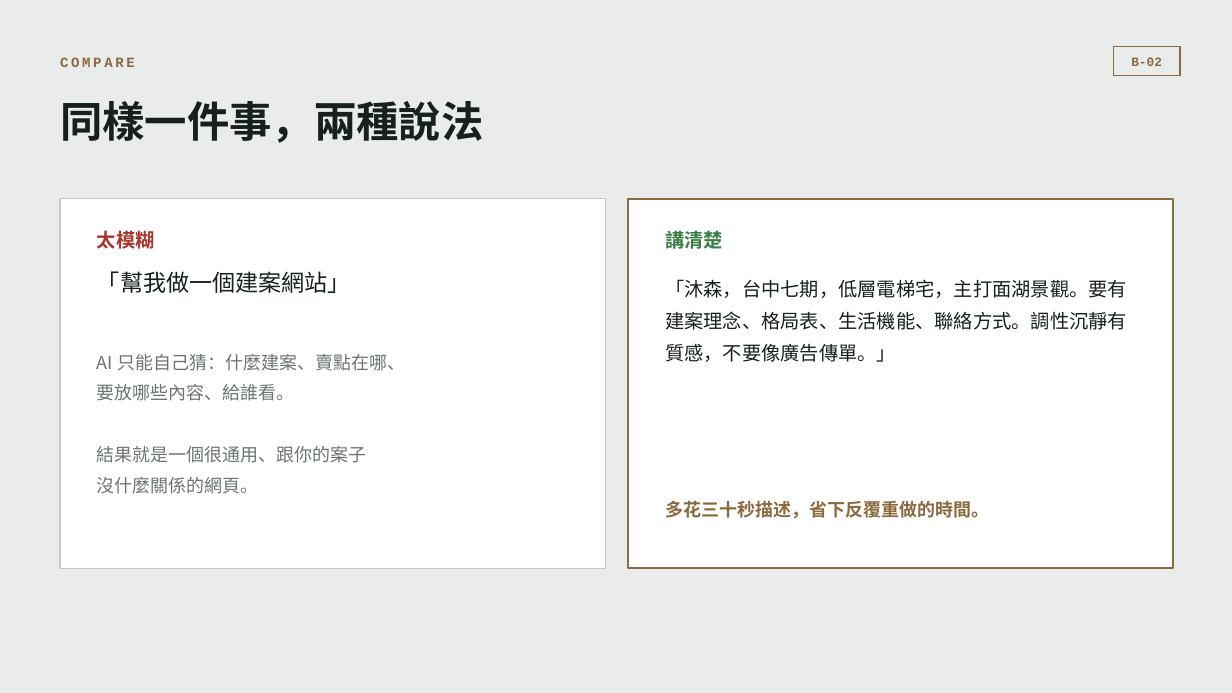
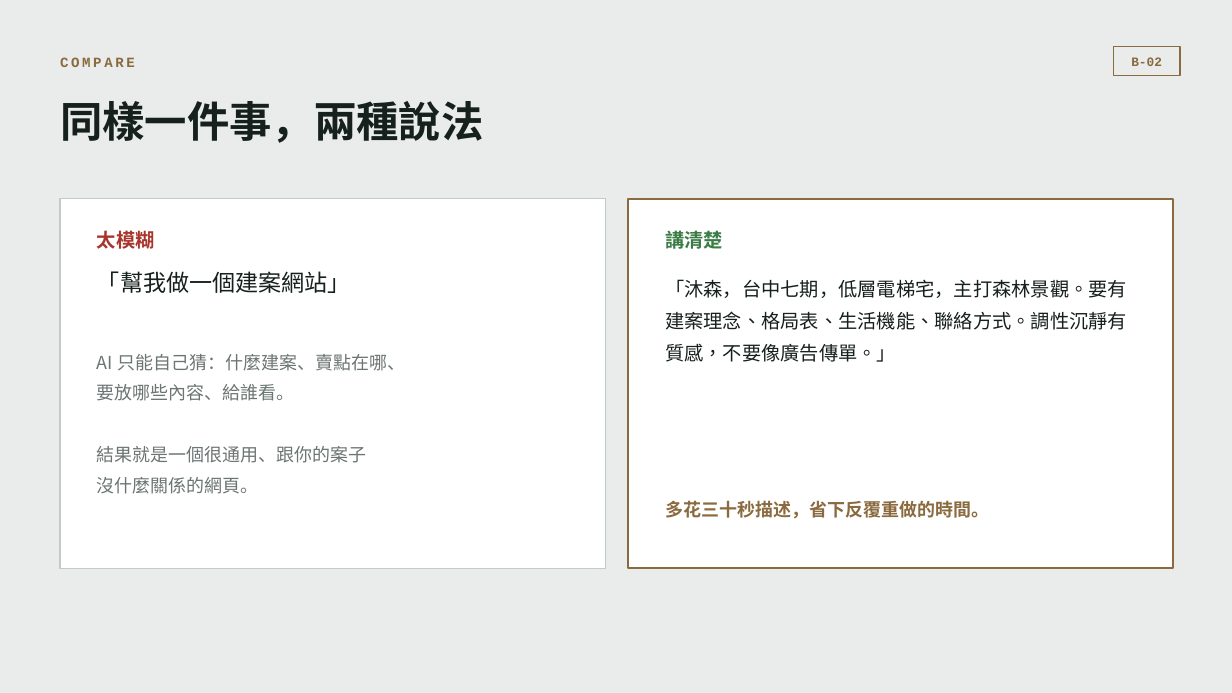
Before and after one commit to b39070566/architectureAiClass, a slide deck: slide 8 of slides/vibe-coding-workshop.pptx. Drawn at 1232x693 pixels with LibreOffice and Linux fonts; fonts in the diff are those of the drawing. Boxes give left, top, right and bottom in pixels: in the first picture for what was removed or moved away, otherwise in the second. Text is boxed around its words. In the diff, an @@ line names an element or a change of style, - is before the commit and + after.

```diff
--- a/slides/vibe-coding-workshop.pptx
+++ b/slides/vibe-coding-workshop.pptx
@@ text at [665,279,1127,362]: text changed @@
-「沐森，台中七期，低層電梯宅，主打面湖景觀。要有建案理念、格局表、生活機能、聯絡方式。調性沉靜有質感，不要像廣告傳單。」
+「沐森，台中七期，低層電梯宅，主打森林景觀。要有建案理念、格局表、生活機能、聯絡方式。調性沉靜有質感，不要像廣告傳單。」
```
Also in this commit, not shown: 8 other slides changed, 1 slide added, 1 other file.
